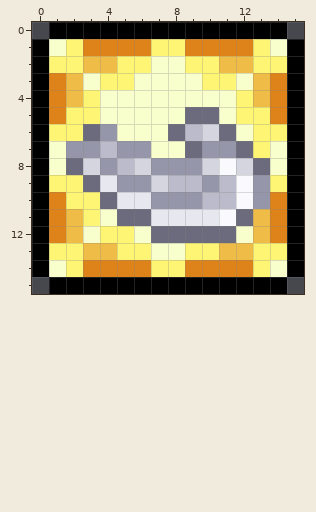
One commit to this pixel-art sprite: Buffs/VineBuff.png. Above is the file before it was changed.
The file is 32x32 pixels, drawn in blocks of 2x2; one block is one cell here.
The result:
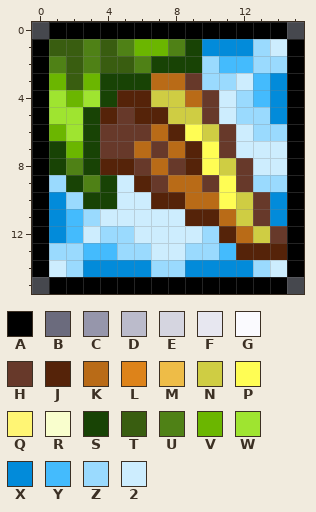
Palette (. is transparent): A #000000  B #6b6b7d  C #9696ab  D #bbbbcb  E #d5d5e0  F #e7e7f0  G #fafafe  H #67392a  J #552309  K #b96b17  L #dd831a  M #eebc47  N #cfcd43  P #fffd54  Q #fff574  R #f9fecd  S #184305  T #395d10  U #4f8116  V #6bb600  W #9fe430  X #028bda  Y #44bbfd  Z #9adafe  2 #cdedfe
Difference:
Changed rows in their new state; - is an unchanged pixel.
first column x 1:
 1 TTUTUVVUSXXXZ2
 2 UTUTTUSSSZYYZZ
 3 VTVSSSKKHZZ2YX
 4 WVWSJJNNKH2ZYX
 5 WWSJHJJNNH2ZZX
 6 VWSHHHKJPNH2ZZ
 7 SVSHHKHKJPH222
 8 SUSJJHKHJPNH22
 9 ZSUS2JHKKHPHZZ
10 XZSS22JJKKPNHX
11 XYZ22222JJKNHX
12 XY2ZZ2222ZJKNH
13 ZZYYZZ22ZZYJJJ
14 2ZXXXXZZXXXXZ2
Where, in picture pixels (left, top, right, bottom), the same in both pictures:
changed: (49, 39, 287, 277)
